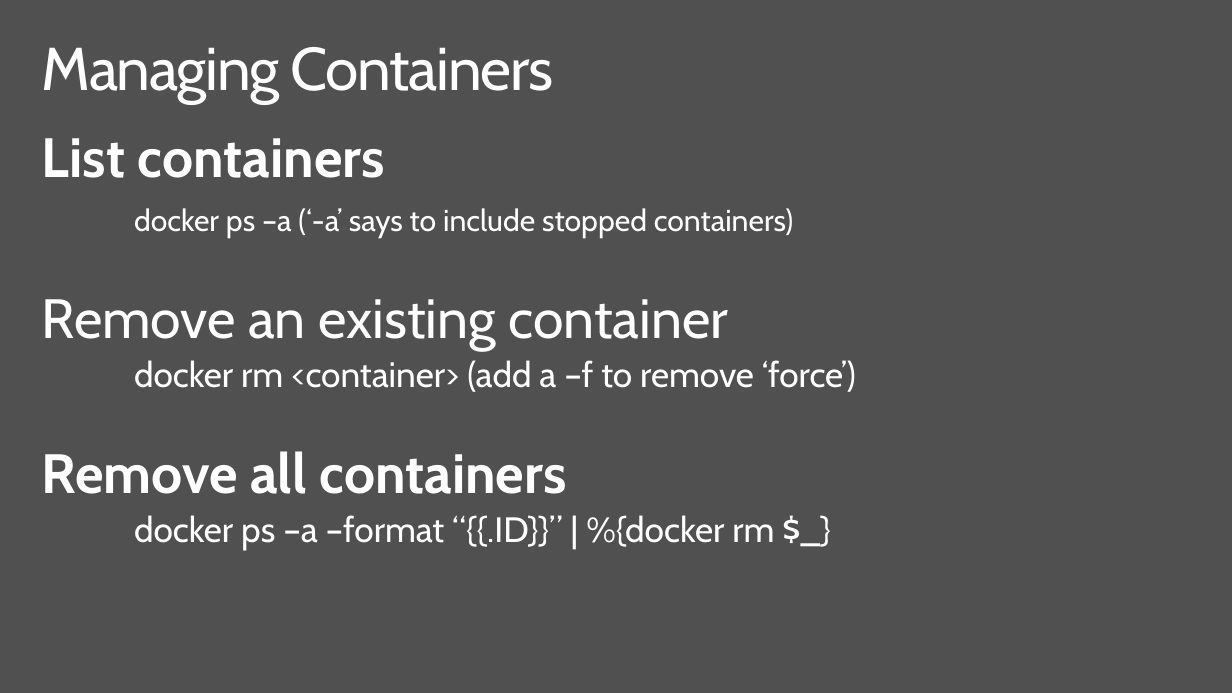
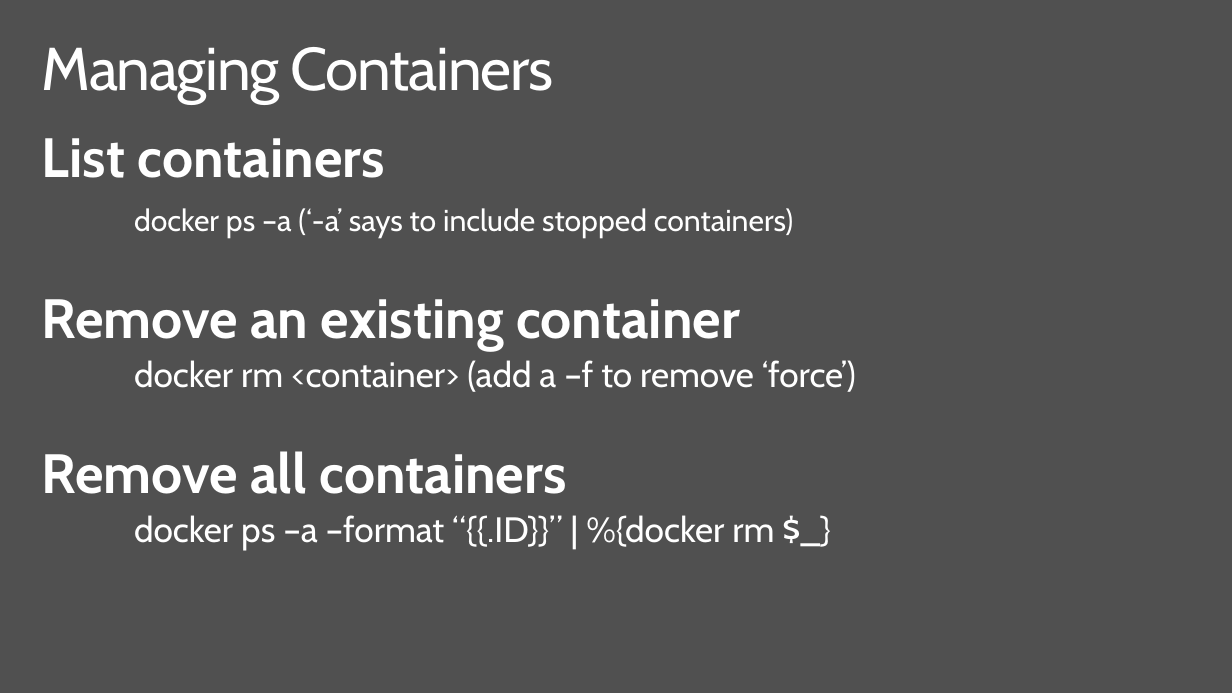
Before and after one commit to brentstineman/PersonalStuff, a slide deck: slide 20 of Presentations/ContainersForWindowsDevs.pptx. Drawn at 1232x693 pixels with LibreOffice and Linux fonts; fonts in the diff are those of the drawing. Boxes give left, top, right and bottom in pixels: in the first picture for what was removed or moved away, otherwise in the second. Text is boxed around its words. In the diff, an @@ line names an element or a change of style, - is before the commit and + after.

```diff
--- a/Presentations/ContainersForWindowsDevs.pptx
+++ b/Presentations/ContainersForWindowsDevs.pptx
@@ text at (42, 299, 740, 350): bold on in "Remove an existing container" @@
```
Also in this commit, not shown: 6 other slides changed.
